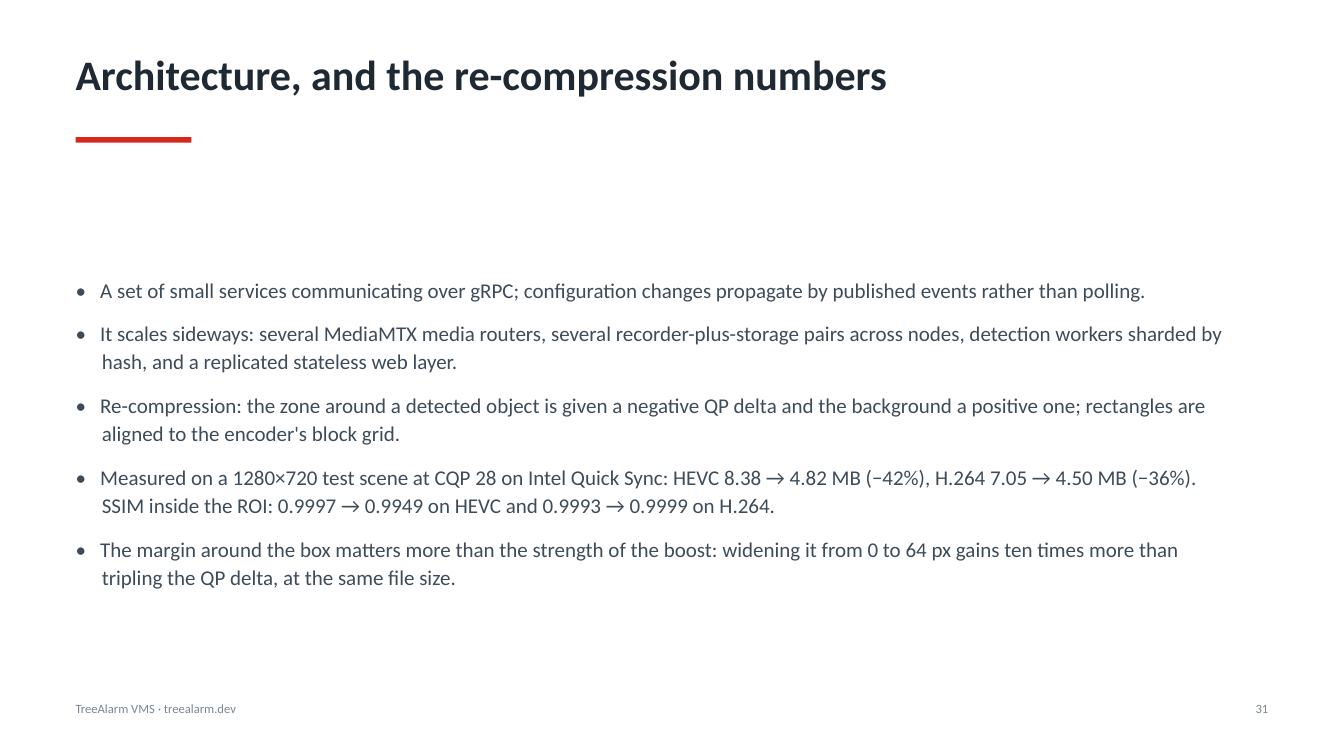
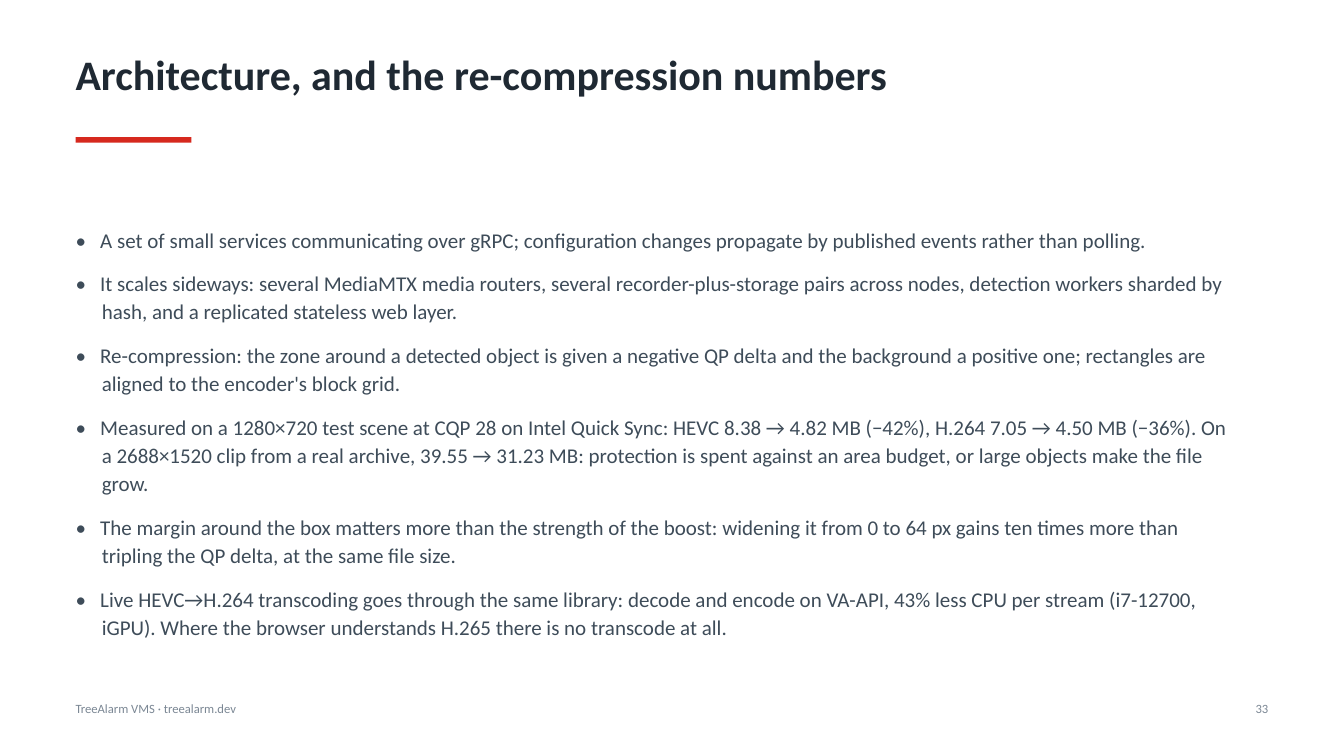
Before and after one commit to treealarm/ta_vms, a slide deck: slide 33 of docs/TreeAlarm-VMS-2026-en.pptx (slide 31 before the commit). Drawn at 1344x756 pixels with LibreOffice and Linux fonts; fonts in the diff are those of the drawing. Boxes give left, top, right and bottom in pixels: in the first picture for what was removed or moved away, otherwise in the second. Text is boxed around its words. In the diff, an @@ line names an element or a change of style, - is before the commit and + after.

```diff
--- a/docs/TreeAlarm-VMS-2026-en.pptx
+++ b/docs/TreeAlarm-VMS-2026-en.pptx
@@ text at [100,420,1226,495]: text changed @@
-• Measured on a 1280×720 test scene at CQP 28 on Intel Quick Sync: HEVC 8.38 → 4.82 MB (−42%), H.264 7.05 → 4.50 MB (−36%). SSIM inside the ROI: 0.9997 → 0.9949 on HEVC and 0.9993 → 0.9999 on H.264.
+• Measured on a 1280×720 test scene at CQP 28 on Intel Quick Sync: HEVC 8.38 → 4.82 MB (−42%), H.264 7.05 → 4.50 MB (−36%). On a 2688×1520 clip from a real archive, 39.55 → 31.23 MB: protection is spent against an area budget, or large objects make the file grow.
@@ text at [100,592,1196,638]: paragraph added @@
+• Live HEVC→H.264 transcoding goes through the same library: decode and encode on VA-API, 43% less CPU per stream (i7-12700, iGPU). Where the browser understands H.265 there is no transcode at all.
@@ text at [1256,705,1269,713]: text changed @@
-31
+33
```
Also in this commit, not shown: 25 other slides changed, 2 slides added, 3 other files.
